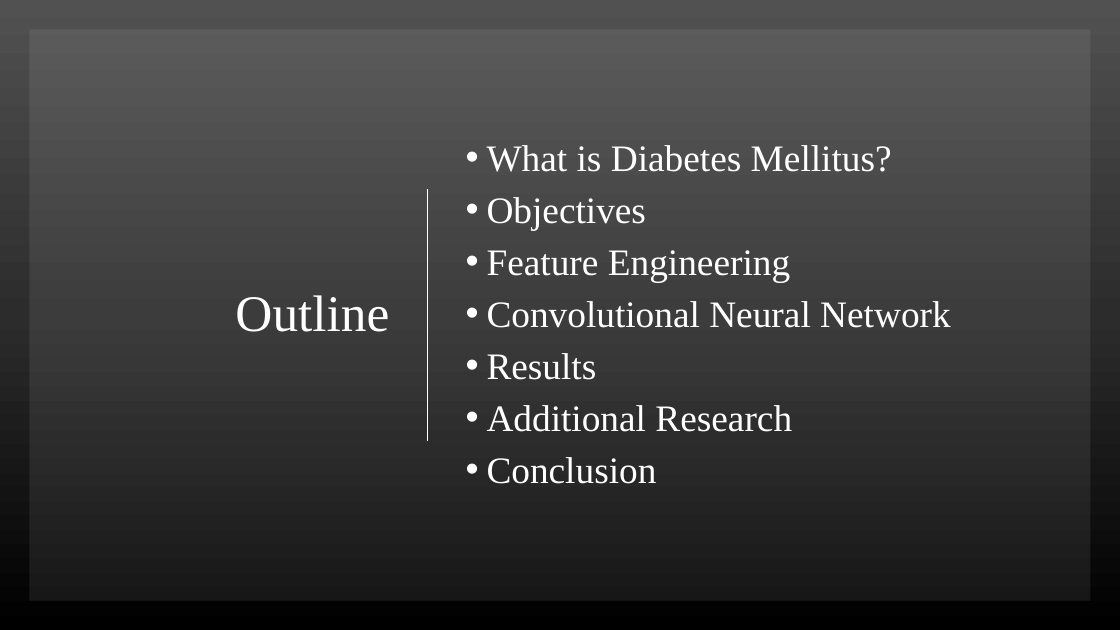
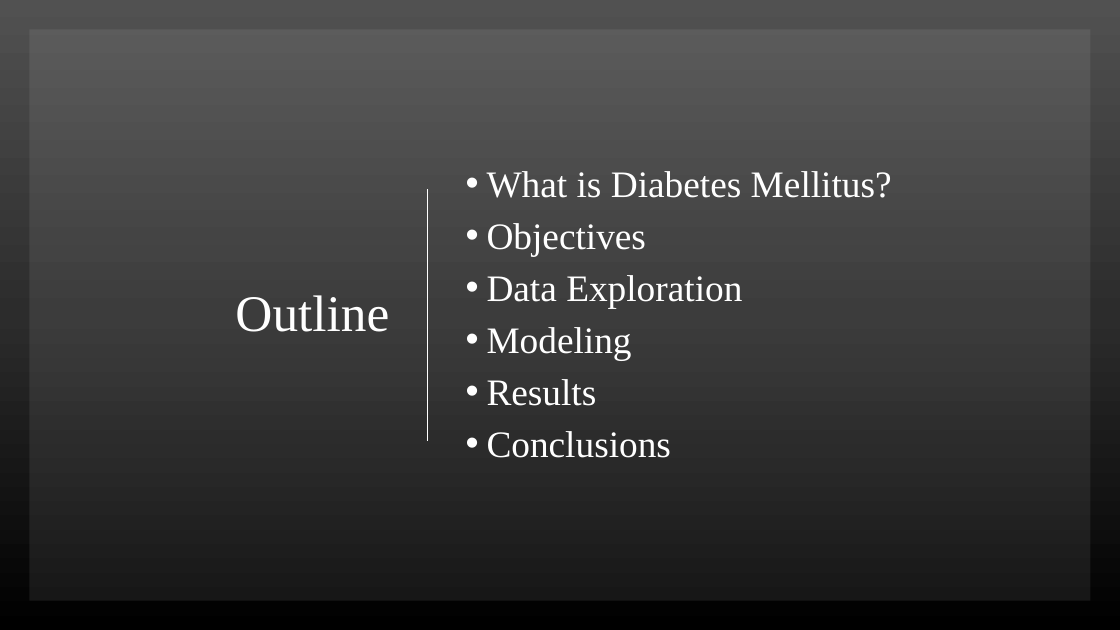
Before and after one commit to imw2/Diabetes-Diagnosis-Prediction, a slide deck: slide 2 of Presentation/FinalPresentation.pptx. Drawn at 1120x630 pixels with LibreOffice and Linux fonts; fonts in the diff are those of the drawing. Boxes give left, top, right and bottom in pixels: in the first picture for what was removed or moved away, otherwise in the second. Text is boxed around its words. In the diff, an @@ line names an element or a change of style, - is before the commit and + after.

```diff
--- a/Presentation/FinalPresentation.pptx
+++ b/Presentation/FinalPresentation.pptx
@@ text at bbox=[487, 275, 742, 360]: text changed @@
-• Feature Engineering
-• Convolutional Neural Network
+• Data Exploration
+• Modeling
@@ text at bbox=[487, 431, 671, 458]: text changed @@
-• Additional Research
-• Conclusion
+• Conclusions
```
Also in this commit, not shown: 8 other slides changed, 2 slides added.
